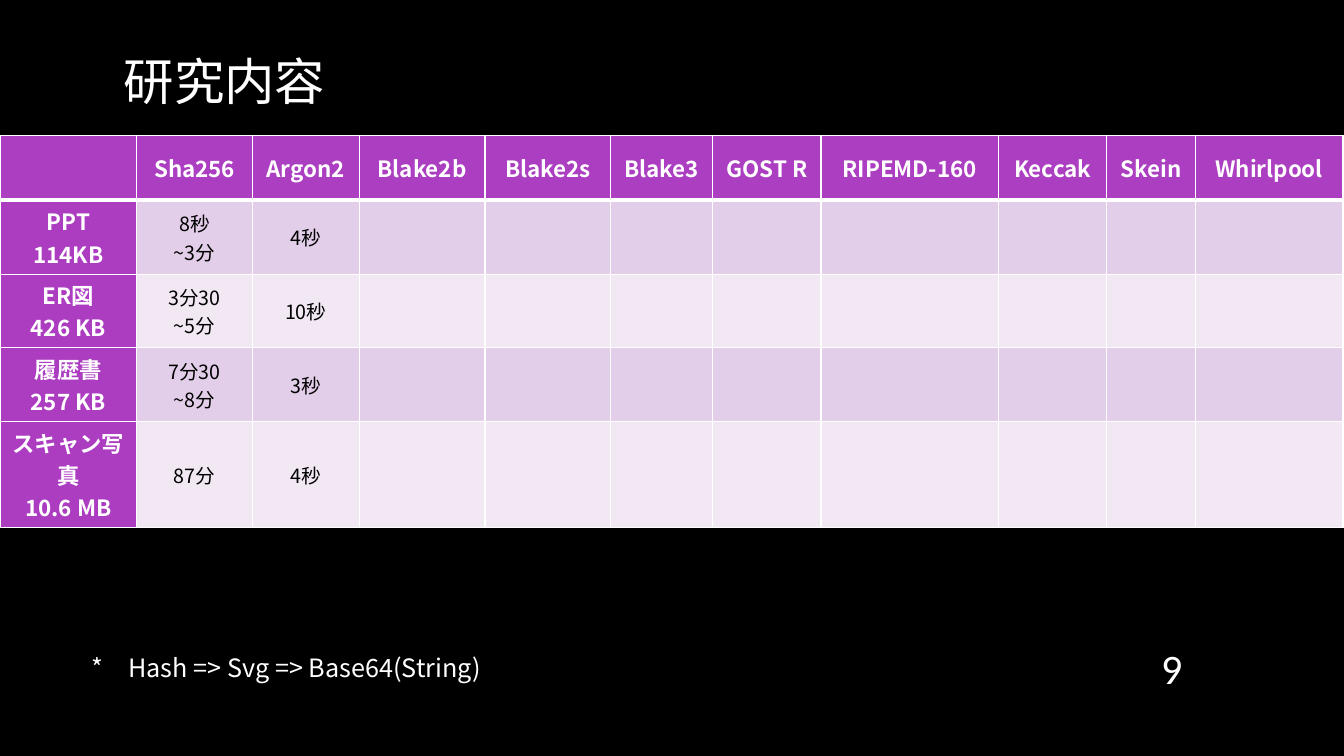
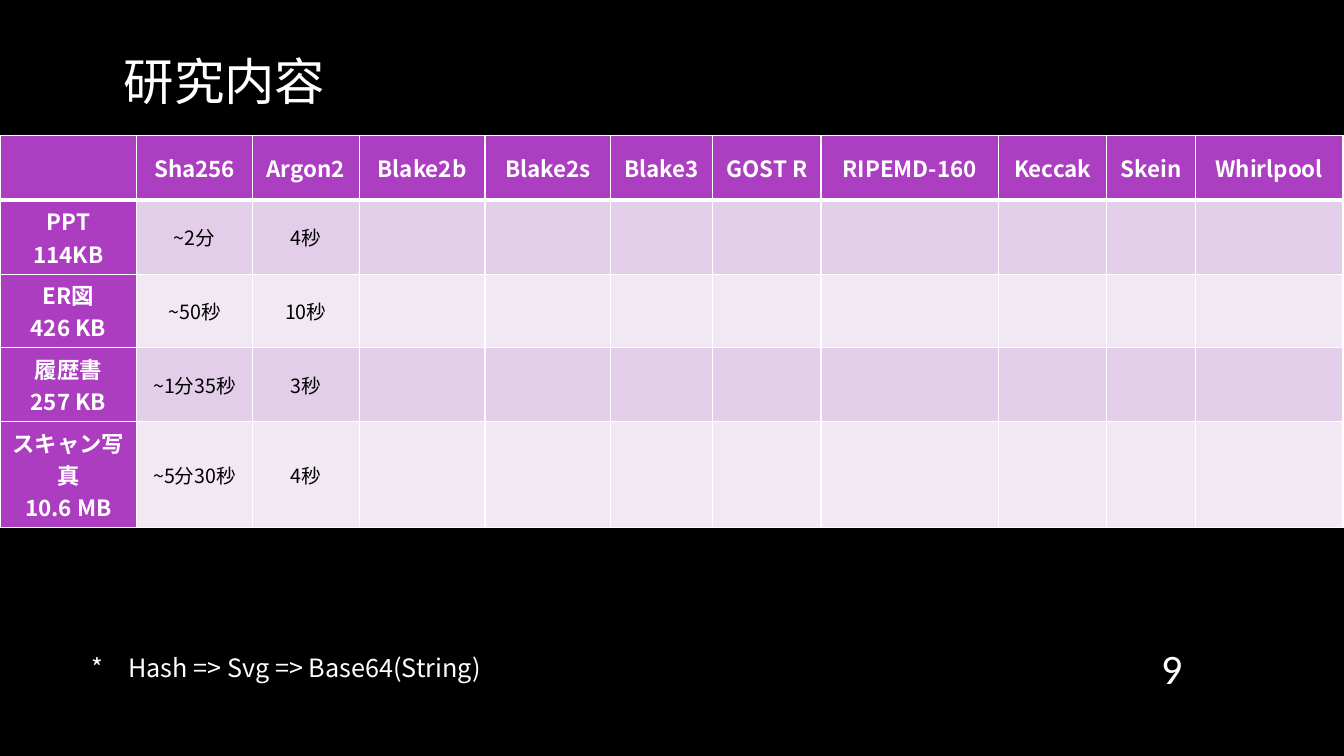
Before and after one commit to cyrusmanosa/Ecc-Year-3, a slide deck: slide 9 of Y3-Sem2/ITゼミ演習II/2024年度_12月報告会_Sk3a04_文家俊.pptx. Drawn at 1344x756 pixels with LibreOffice and Linux fonts; fonts in the diff are those of the drawing; background and template pictures are left out. Boxes give left, top, right and bottom in pixels: in the first picture for what was removed or moved away, otherwise in the second. Text is boxed around its words. In the diff, an @@ line names an element or a change of style, - is before the commit and + after.

```diff
--- a/Y3-Sem2/ITゼミ演習II/2024年度_12月報告会_Sk3a04_文家俊.pptx
+++ b/Y3-Sem2/ITゼミ演習II/2024年度_12月報告会_Sk3a04_文家俊.pptx
@@ table at (x1=0, y1=135, x2=1344, y2=521) @@
-row 2, column 2: 8秒 ~3分
+row 2, column 2: ~2分
-row 3, column 2: 3分30 ~5分
+row 3, column 2: ~50秒
-row 4, column 2: 7分30 ~8分
+row 4, column 2: ~1分35秒
-row 5, column 2: 87分
+row 5, column 2: ~5分30秒
```
Also in this commit, not shown: 16 other files.
